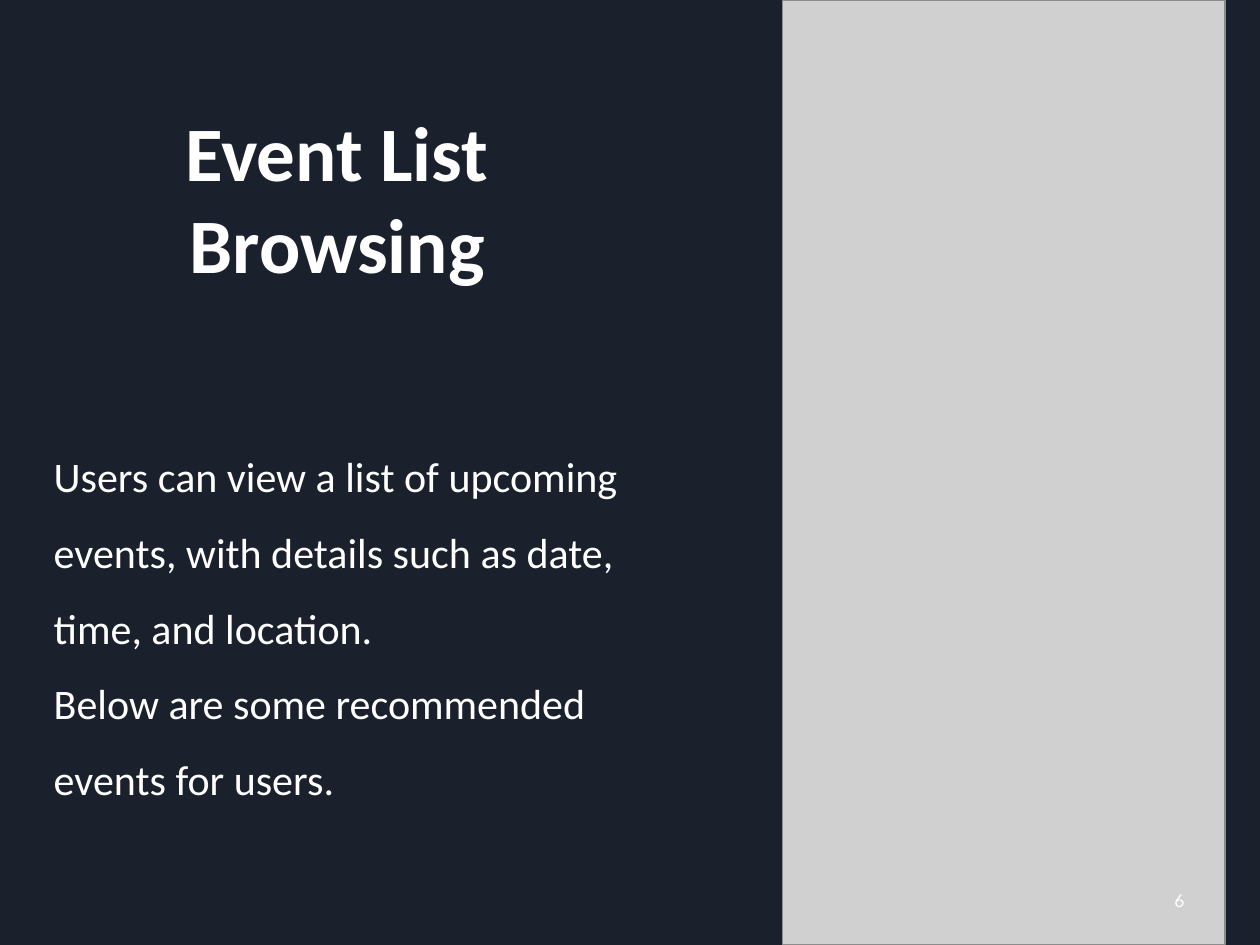
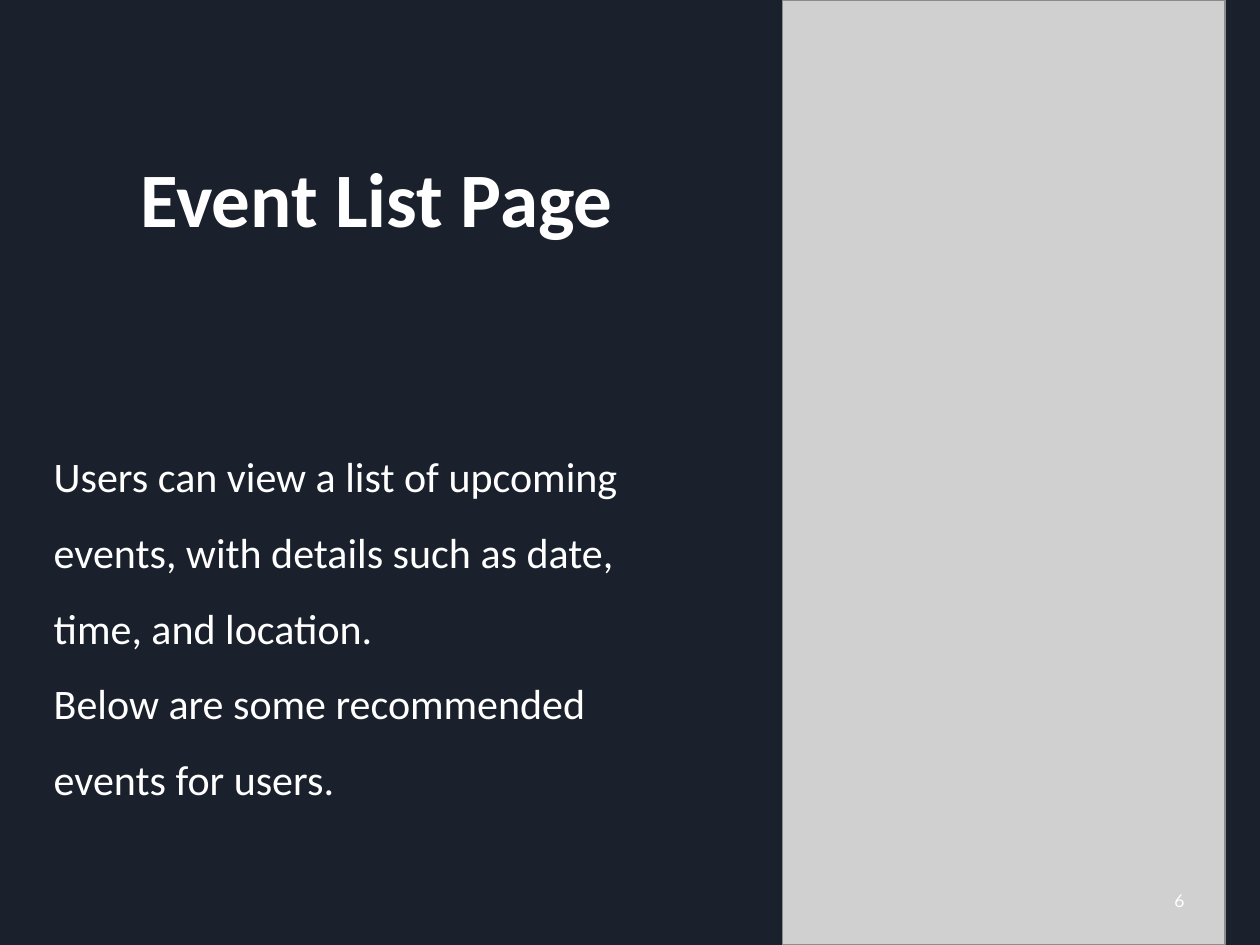
Before and after one commit to YuchenCao1/Jialong-Yuchen-Zihan-Team-BU-Event-Planer, a slide deck: slide 6 of First_PRE.pptx. Drawn at 1260x945 pixels with LibreOffice and Linux fonts; fonts in the diff are those of the drawing; grey boxes stand for pictures. Boxes give left, top, right and bottom in pixels: in the first picture for what was removed or moved away, otherwise in the second. Text is boxed around its words. In the diff, an @@ line names an element or a change of style, - is before the commit and + after.

```diff
--- a/First_PRE.pptx
+++ b/First_PRE.pptx
@@ title at <box>141,173,613,240</box>: text changed @@
-Event List Browsing
+Event List Page
```
